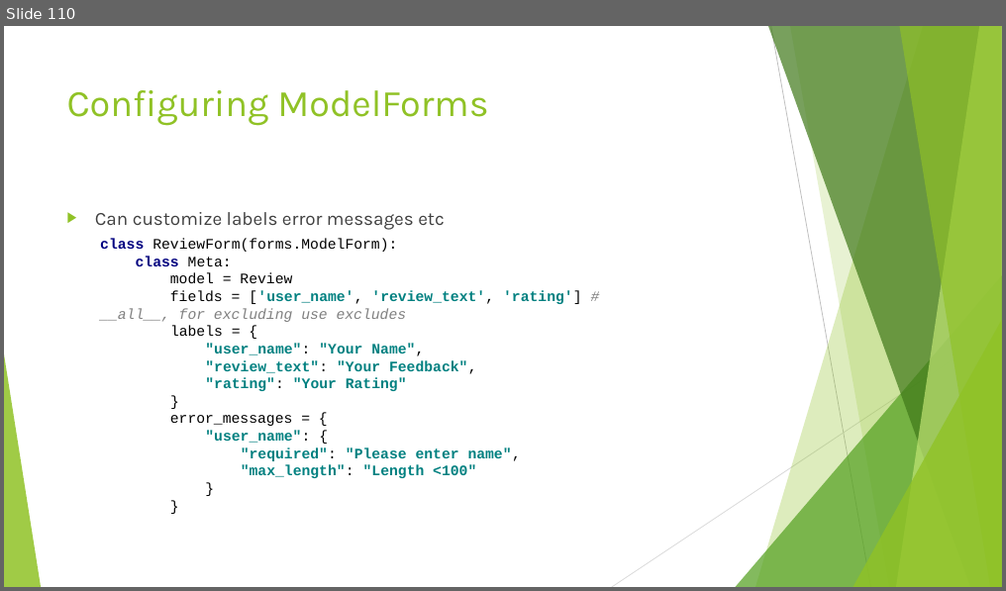
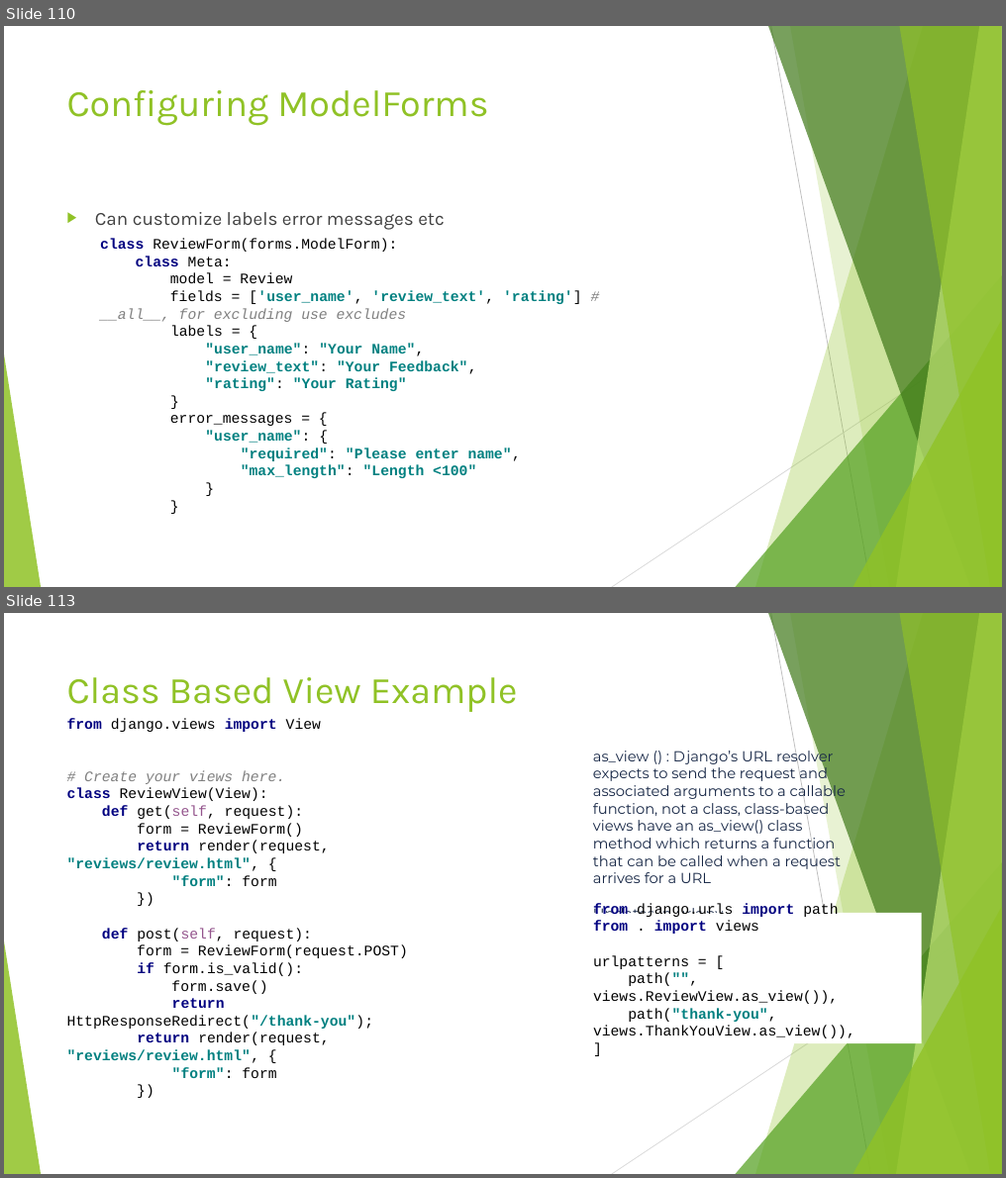
Before and after one commit to edyoda/PD-281220-Session-Code, a slide deck: Django EdYoda.pptx. Shown one above the other, each under a label of ours: slide 110 before the commit, slides 110 and 113 after it; the slides between them are not shown. The pictures are 1006x591 and 1006x1178 pixels, drawn with LibreOffice and Linux fonts; fonts in the diff are those of the drawing. Boxes give left, top, right and bottom in pixels: in the first picture for what was removed or moved away, otherwise in the second. Text is boxed around its words. In the diff, an @@ line names an element or a change of style, - is before the commit and + after.

Commit message:
Class based views

```diff
--- a/Django EdYoda.pptx
+++ b/Django EdYoda.pptx
@@ slide 113 added at box(4, 613, 1002, 1174), background #FFFFFF; not listed: 10 template elements that a slide beside it also shows @@
@@ title added at box(67, 677, 518, 712), 36 pt, text #90C226 @@
+Class Based View Example
@@ text added at box(593, 748, 846, 923), 14 pt, text #172746 @@
+as_view () : Django’s URL resolver expects to send the request and associated arguments to a callable function, not a class, class-based views have an as_view() class method which returns a function that can be called when a request arrives for a URL
+Updates in urls.py
@@ text added at box(67, 770, 408, 1078), 14 pt, text #000000 @@
+from django.views import View
+# Create your views here.
+class ReviewView(View):
+def get(self, request):
+form = ReviewForm()
+return render(request, "reviews/review.html", {
+"form": form
+})
+def post(self, request):
+form = ReviewForm(request.POST)
+if form.is_valid():
+form.save()
+return HttpResponseRedirect("/thank-you");
+return render(request, "reviews/review.html", {
+"form": form
+})
@@ rectangle added at box(586, 913, 922, 1045), fill #FFFFFF, 14 pt, text #000000 @@
+from django.urls import path
+from . import views
+urlpatterns = [
+path("", views.ReviewView.as_view()),
+path("thank-you", views.ThankYouView.as_view()),
+]
```
Also in this commit, not shown: 8 slides changed, 12 other slides added, 23 other files.
